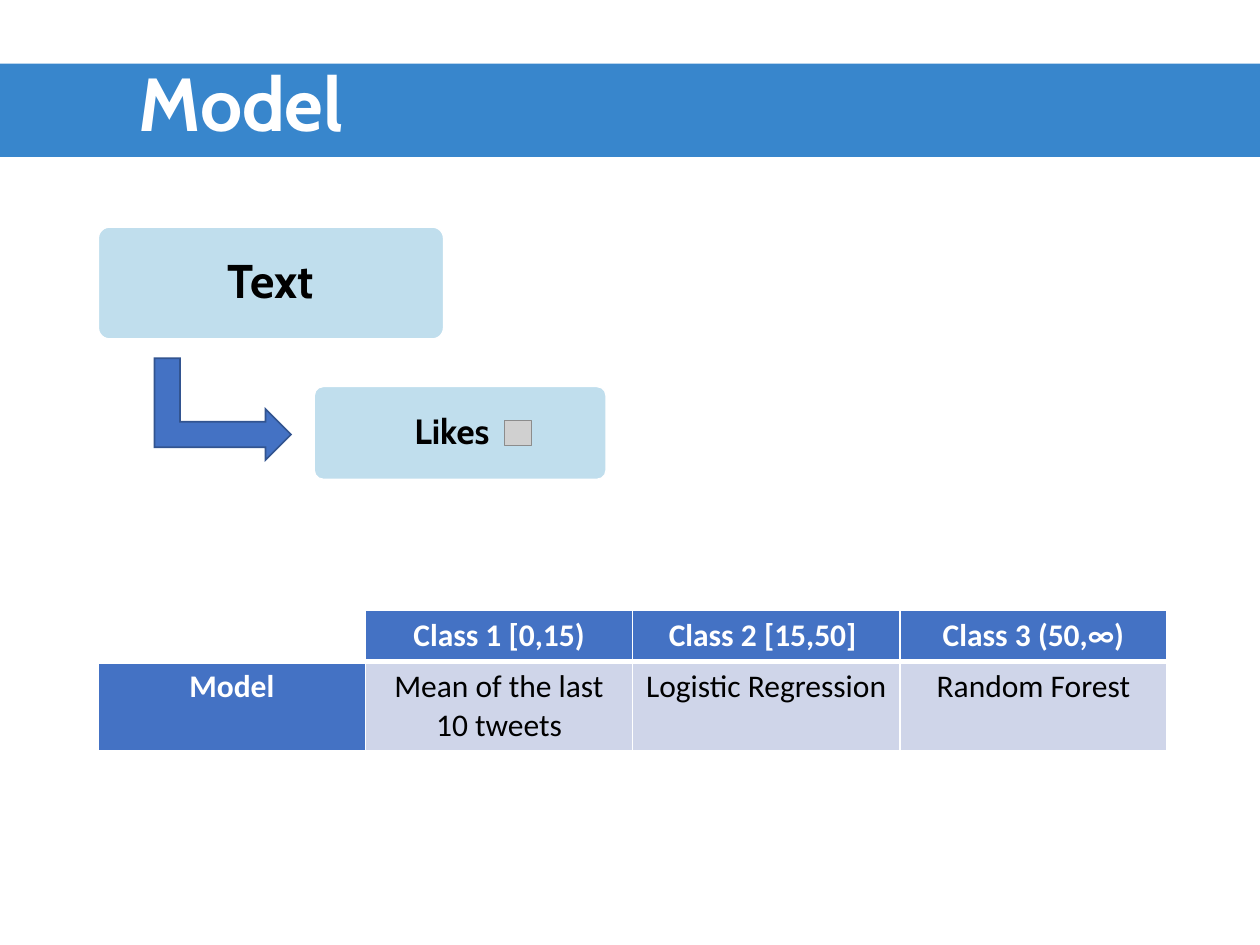
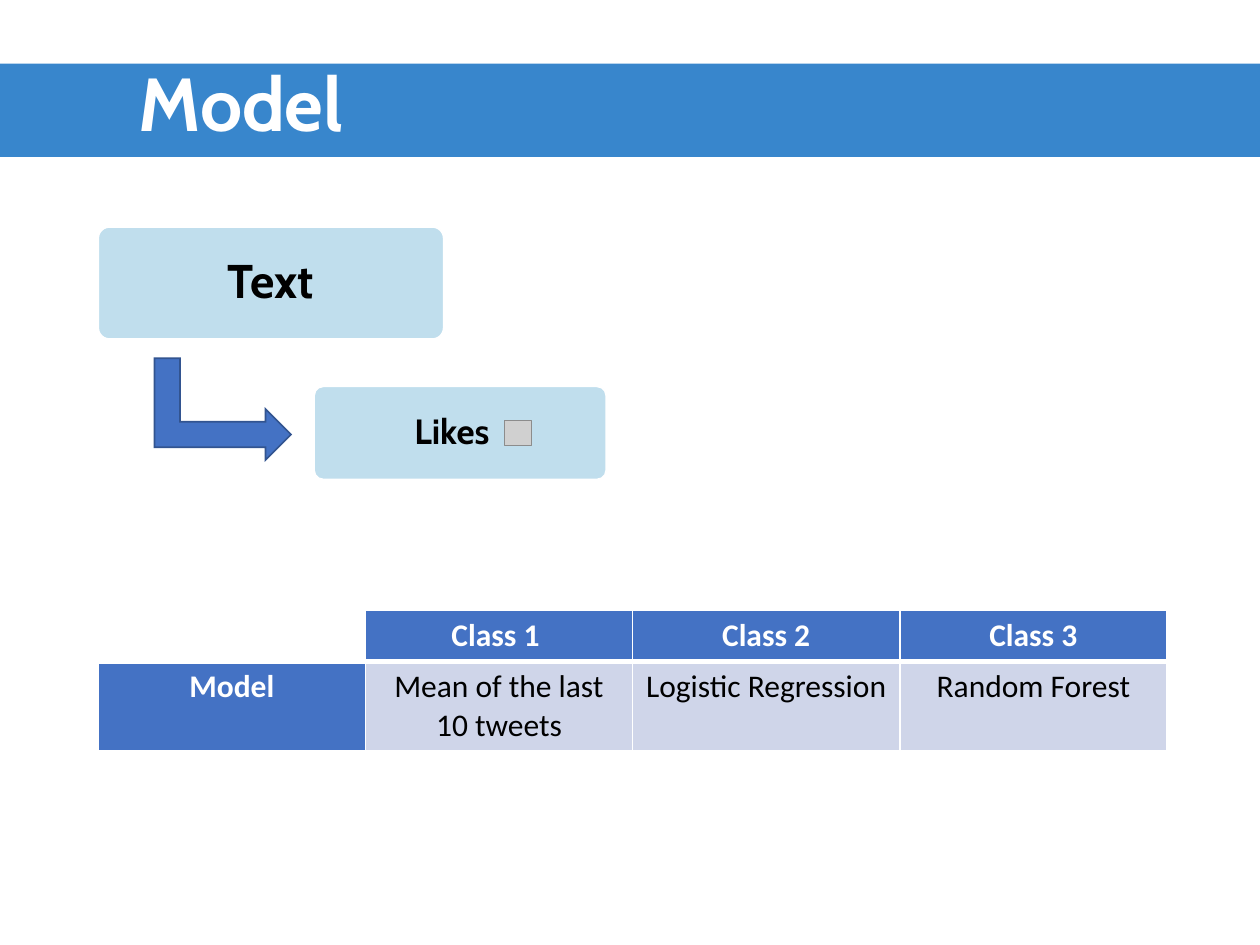
Before and after one commit to ADS2018UB/tweempact, a slide deck: slide 8 of Presentation/development.pptx. Drawn at 1260x945 pixels with LibreOffice and Linux fonts; fonts in the diff are those of the drawing; grey boxes stand for pictures; background and template pictures are left out. Boxes give left, top, right and bottom in pixels: in the first picture for what was removed or moved away, otherwise in the second. Text is boxed around its words. In the diff, an @@ line names an element or a change of style, - is before the commit and + after.

```diff
--- a/Presentation/development.pptx
+++ b/Presentation/development.pptx
@@ table at (x1=98, y1=610, x2=1167, y2=748) @@
-row 1:  | Class 1 [0,15) | Class 2 [15,50] | Class 3 (50,∞)
+row 1:  | Class 1 | Class 2 | Class 3
```
Also in this commit, not shown: 2 other slides changed, 1 other file.
